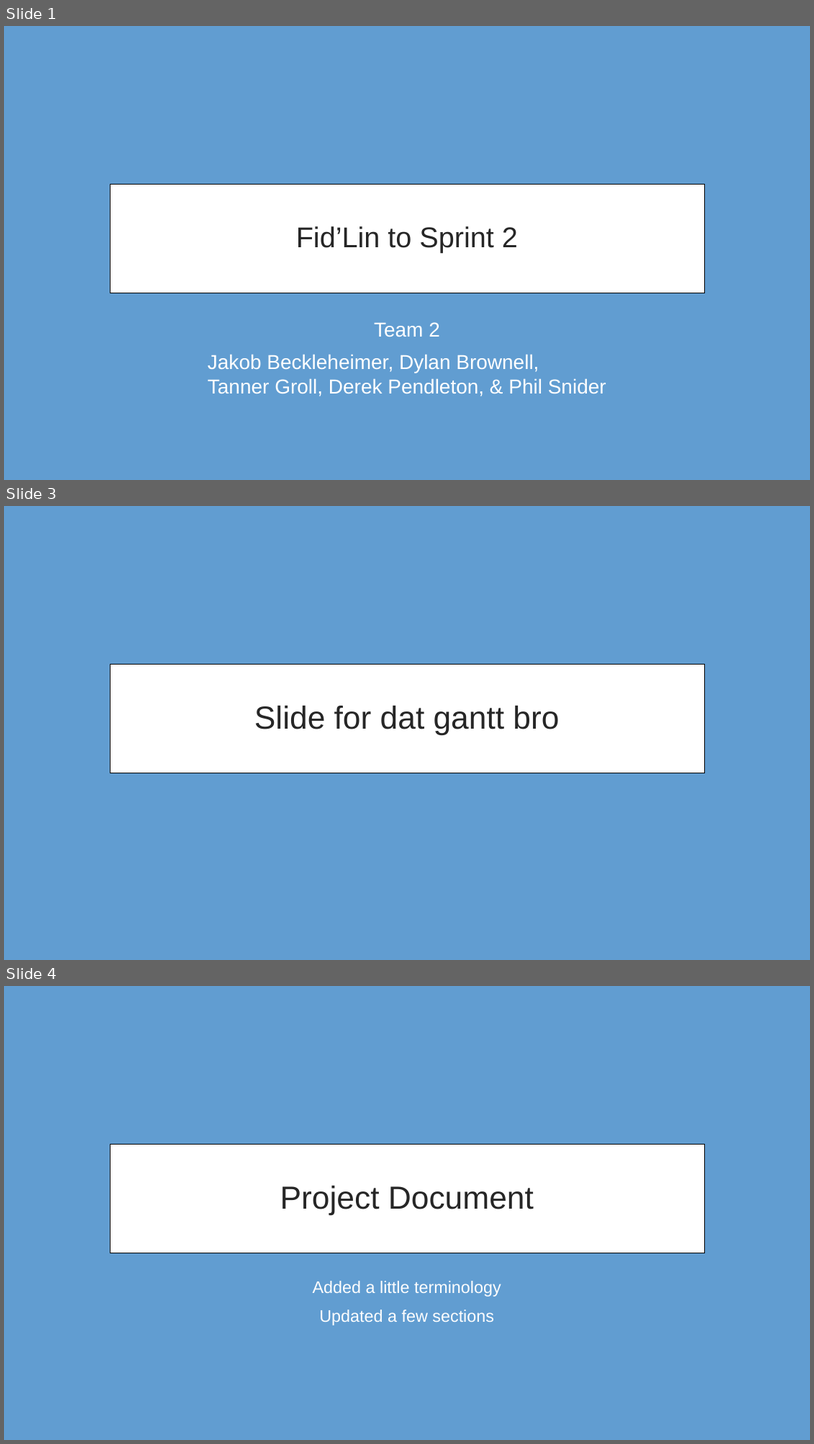
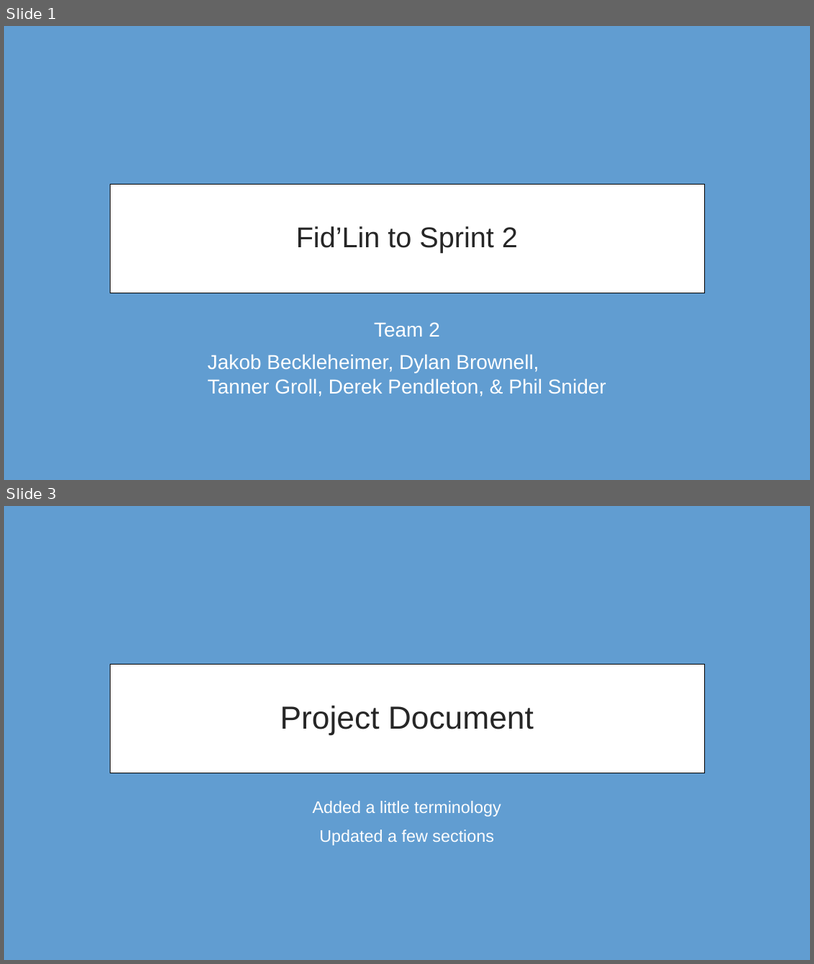
Before and after one commit to Thatawesomeguy4/FiddlePracticeAppCPSC4910, a slide deck: FidLin_Presentation2.2.pptx. Shown one above the other, each under a label of ours: slides 1, 3 and 4 before the commit, slides 1 and 3 after it; the slides between them are not shown. The pictures are 814x1444 and 814x964 pixels, drawn with LibreOffice and Linux fonts; fonts in the diff are those of the drawing. Boxes give left, top, right and bottom in pixels: in the first picture for what was removed or moved away, otherwise in the second. Text is boxed around its words. In the diff, an @@ line names an element or a change of style, - is before the commit and + after.

```diff
--- a/FidLin_Presentation2.2.pptx
+++ b/FidLin_Presentation2.2.pptx
@@ slide 3 removed at (4, 506, 810, 960), background #619DD1 @@
@@ title removed at (110, 664, 705, 773) @@
-Slide for dat gantt bro
@@ what was slide 4 is now slide 3 @@
```
Also in this commit, not shown: 2 slides changed.
